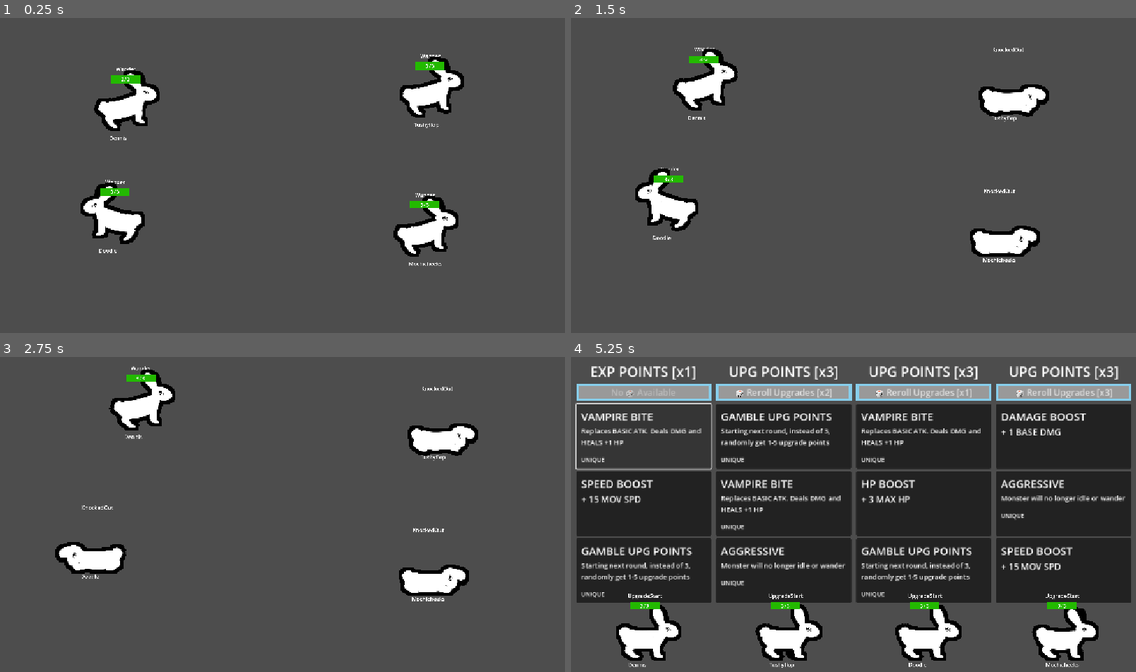
Above: before the commit, frames 1-4 (two rows, left to right).
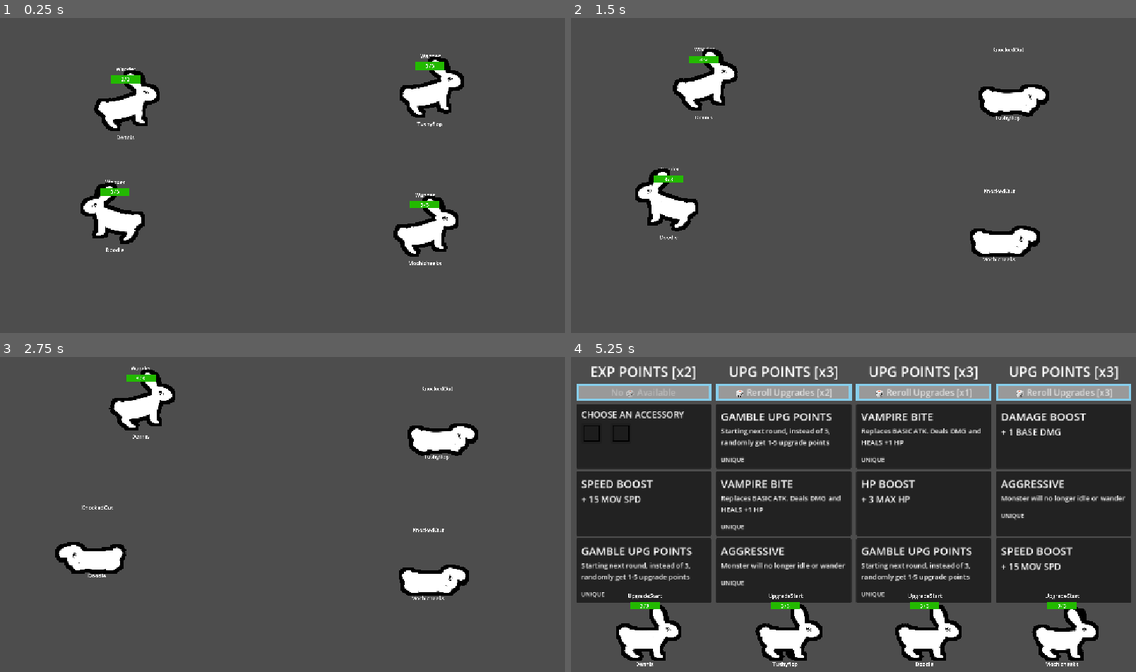
Above: after the commit, the same moments.

Repository: Galitie/tm2
Game: Godot game, scene res://test_scene.tscn
Two runs of this game, one before a commit and one after it. Both use one fixed random seed, a clock stepped at 60 frames per second and the inputs below.
Inputs (mouse positions are in pixels of both pictures, inside the frame that each line leads up to):
- Up to frame 1 (0.25 s): no input
- Up to frame 2 (1.5 s): tap Enter (ui_accept) at 0.5, 0.77 s; move the mouse to (977, 159) at 0.52 s; click (977, 159) at 0.67 s; move the mouse to (740, 191) at 1.27 s; click (740, 191) at 1.42 s
- Up to frame 3 (2.75 s): tap Enter (ui_accept) at 1.52 s; move the mouse to (339, 445) at 2.02 s; click (339, 445) at 2.17 s
- Up to frame 4 (5.25 s): move the mouse to (825, 580) at 2.77 s; click (825, 580) at 2.92 s; tap Enter (ui_accept) at 3.02, 3.77 s; move the mouse to (1023, 564) at 3.52 s; click (1023, 564) at 3.67 s; click (644, 435) at 4.27 s; click (644, 435) at 5.02 s

The runs differ from the first frame. In frame 1, 0.2% of the frame differs, in the area x 17-79%, y 32-79%; in frame 2, 0.2%; in frame 3, 0.2%; in frame 4, 1.4%, in the area x 0-90%, y 2-99%.

Commit message:
Centered names and added accessory resource and menu base

Diff:
--- /dev/null
+++ b/Cards/Accessories/accessories_info.gd
@@ -0,0 +1,7 @@
+extends Resource
+class_name AccessoryResourceScript
+
+@export var name : String
+@export var image : Texture
+enum Slots {NONE, HAT}
+@export var slot : Slots
--- /dev/null
+++ b/Cards/Accessories/empty.tres
@@ -0,0 +1,10 @@
+[gd_resource type="Resource" script_class="AccessoryResourceScript" load_steps=3 format=3 uid="uid://1gjbju4i41qc"]
+
+[ext_resource type="Texture2D" uid="uid://dy1sf3ulr0unu" path="res://UI/placeholder.png" id="1_xal6f"]
+[ext_resource type="Script" uid="uid://cbkjotjeilkcj" path="res://Cards/Accessories/accessories_info.gd" id="2_x0j1a"]
+
+[resource]
+script = ExtResource("2_x0j1a")
+name = "None"
+image = ExtResource("1_xal6f")
+slot = 0
--- /dev/null
+++ b/Cards/Accessories/test_hat.tres
@@ -0,0 +1,10 @@
+[gd_resource type="Resource" script_class="AccessoryResourceScript" load_steps=3 format=3 uid="uid://sjrpog6mho6d"]
+
+[ext_resource type="Texture2D" uid="uid://dy1sf3ulr0unu" path="res://UI/placeholder.png" id="1_fn2c4"]
+[ext_resource type="Script" uid="uid://cbkjotjeilkcj" path="res://Cards/Accessories/accessories_info.gd" id="2_nojno"]
+
+[resource]
+script = ExtResource("2_nojno")
+name = "Test Hat"
+image = ExtResource("1_fn2c4")
+slot = 0
--- a/Cards/Resources/move_speed_boost.tres
+++ b/Cards/Resources/move_speed_boost.tres
@@ -1,6 +1,9 @@
-[gd_resource type="Resource" script_class="CardResourceScript" load_steps=2 format=3 uid="uid://cvtqvsltnme3w"]
+[gd_resource type="Resource" script_class="CardResourceScript" load_steps=5 format=3 uid="uid://cvtqvsltnme3w"]
 
 [ext_resource type="Script" uid="uid://bfco2om6esxdu" path="res://Cards/card_info.gd" id="1_6hnit"]
+[ext_resource type="Script" uid="uid://cbkjotjeilkcj" path="res://Cards/Accessories/accessories_info.gd" id="1_wcur4"]
+[ext_resource type="Resource" uid="uid://1gjbju4i41qc" path="res://Cards/Accessories/empty.tres" id="2_cm2is"]
+[ext_resource type="Resource" uid="uid://sjrpog6mho6d" path="res://Cards/Accessories/test_hat.tres" id="2_dyigm"]
 
 [resource]
 script = ExtResource("1_6hnit")
@@ -19,3 +22,4 @@
 attribute_3 = 0
 attribute_label_3 = ""
 attribute_amount_3 = 0
+accessories = Array[ExtResource("1_wcur4")]([ExtResource("2_cm2is"), ExtResource("2_dyigm")])
--- a/Cards/card.gd
+++ b/Cards/card.gd
@@ -3,14 +3,19 @@
 signal card_pressed(resource, player)
 var chosen_resource : Resource
 var upgrade_panel : PlayerUpgradePanel
-
+@onready var accessory_panel = $AccessoryInfo
+@onready var card_info_panel = $CardInfo
 
 func _process(_delta):
 	pass
 
 
 func _on_button_pressed():
-	emit_signal("card_pressed", self) #Caught by game scene
+	if chosen_resource.accessories.size() > 0:
+		$CardInfo.hide()
+		$AccessoryInfo.show()
+	else:
+		emit_signal("card_pressed", self) #Caught by game scene
 
 
 func choose_card_resource(card_resource):
@@ -35,6 +40,13 @@
 	if chosen_resource.unique:
 		%Tags.text += "UNIQUE"
 
+	for accessory in chosen_resource.accessories:
+		var panel = Panel.new()
+		var button = Button.new()
+		button.icon = accessory.image
+		panel.add_child(button)
+		$AccessoryInfo/MarginContainer/VBoxContainer/Accessories.add_child(panel)
+
 
 func reset_card():
 	%Description.visible = false
@@ -45,8 +57,8 @@
 
 
 func disable():
-	$Button.disabled = true
+	$CardInfo.disabled = true
 
 
 func enable():
-	$Button.disabled = false
+	$CardInfo.disabled = false
--- a/Cards/card.tscn
+++ b/Cards/card.tscn
@@ -12,11 +12,11 @@
 theme = ExtResource("1_8erfr")
 script = ExtResource("2_0simy")
 
-[node name="Button" type="Button" parent="."]
+[node name="AccessoryInfo" type="Button" parent="."]
+visible = false
 layout_mode = 2
-theme = ExtResource("1_8erfr")
 
-[node name="MarginContainer" type="MarginContainer" parent="Button"]
+[node name="MarginContainer" type="MarginContainer" parent="AccessoryInfo"]
 layout_mode = 1
 anchors_preset = 15
 anchor_right = 1.0
@@ -29,14 +29,51 @@
 theme_override_constants/margin_right = 10
 theme_override_constants/margin_bottom = 10
 
-[node name="VBoxContainer" type="VBoxContainer" parent="Button/MarginContainer"]
+[node name="VBoxContainer" type="VBoxContainer" parent="AccessoryInfo/MarginContainer"]
 layout_mode = 2
 theme = ExtResource("1_8erfr")
 
-[node name="TitleDescription" type="VBoxContainer" parent="Button/MarginContainer/VBoxContainer"]
+[node name="TitleDescription" type="VBoxContainer" parent="AccessoryInfo/MarginContainer/VBoxContainer"]
 layout_mode = 2
 
-[node name="Title" type="Label" parent="Button/MarginContainer/VBoxContainer/TitleDescription"]
+[node name="Title" type="Label" parent="AccessoryInfo/MarginContainer/VBoxContainer/TitleDescription"]
+custom_minimum_size = Vector2(100, 0)
+layout_mode = 2
+theme = ExtResource("1_8erfr")
+theme_override_font_sizes/font_size = 18
+text = "CHOOSE AN ACCESSORY"
+autowrap_mode = 2
+
+[node name="Accessories" type="HBoxContainer" parent="AccessoryInfo/MarginContainer/VBoxContainer"]
+layout_mode = 2
+theme = ExtResource("1_8erfr")
+theme_override_constants/separation = 60
+
+[node name="CardInfo" type="Button" parent="."]
+layout_mode = 2
+theme = ExtResource("1_8erfr")
+
+[node name="MarginContainer" type="MarginContainer" parent="CardInfo"]
+layout_mode = 1
+anchors_preset = 15
+anchor_right = 1.0
+anchor_bottom = 1.0
+grow_horizontal = 2
+grow_vertical = 2
+theme = ExtResource("1_8erfr")
+theme_override_constants/margin_left = 10
+theme_override_constants/margin_top = 10
+theme_override_constants/margin_right = 10
+theme_override_constants/margin_bottom = 10
+
+[node name="VBoxContainer" type="VBoxContainer" parent="CardInfo/MarginContainer"]
+layout_mode = 2
+theme = ExtResource("1_8erfr")
+
+[node name="TitleDescription" type="VBoxContainer" parent="CardInfo/MarginContainer/VBoxContainer"]
+layout_mode = 2
+
+[node name="Title" type="Label" parent="CardInfo/MarginContainer/VBoxContainer/TitleDescription"]
 unique_name_in_owner = true
 custom_minimum_size = Vector2(100, 0)
 layout_mode = 2
@@ -45,7 +82,7 @@
 text = "UPGRADE TITLE"
 autowrap_mode = 2
 
-[node name="Description" type="Label" parent="Button/MarginContainer/VBoxContainer/TitleDescription"]
+[node name="Description" type="Label" parent="CardInfo/MarginContainer/VBoxContainer/TitleDescription"]
 unique_name_in_owner = true
 visible = false
 layout_mode = 2
@@ -53,86 +90,86 @@
 text = "Description"
 autowrap_mode = 3
 
-[node name="Items" type="VBoxContainer" parent="Button/MarginContainer/VBoxContainer"]
+[node name="Items" type="VBoxContainer" parent="CardInfo/MarginContainer/VBoxContainer"]
 layout_mode = 2
 theme = ExtResource("1_8erfr")
 
-[node name="Stat1" type="HBoxContainer" parent="Button/MarginContainer/VBoxContainer/Items"]
+[node name="Stat1" type="HBoxContainer" parent="CardInfo/MarginContainer/VBoxContainer/Items"]
 layout_mode = 2
 theme = ExtResource("1_8erfr")
 
-[node name="PosNeg" type="Label" parent="Button/MarginContainer/VBoxContainer/Items/Stat1"]
+[node name="PosNeg" type="Label" parent="CardInfo/MarginContainer/VBoxContainer/Items/Stat1"]
 unique_name_in_owner = true
 visible = false
 layout_mode = 2
 theme = ExtResource("1_8erfr")
 text = "5"
 
-[node name="Amount" type="Label" parent="Button/MarginContainer/VBoxContainer/Items/Stat1"]
+[node name="Amount" type="Label" parent="CardInfo/MarginContainer/VBoxContainer/Items/Stat1"]
 unique_name_in_owner = true
 visible = false
 layout_mode = 2
 theme = ExtResource("1_8erfr")
 text = "5"
 
-[node name="Stat" type="Label" parent="Button/MarginContainer/VBoxContainer/Items/Stat1"]
+[node name="Stat" type="Label" parent="CardInfo/MarginContainer/VBoxContainer/Items/Stat1"]
 unique_name_in_owner = true
 visible = false
 layout_mode = 2
 theme = ExtResource("1_8erfr")
 text = "Damage"
 
-[node name="Stat2" type="HBoxContainer" parent="Button/MarginContainer/VBoxContainer/Items"]
+[node name="Stat2" type="HBoxContainer" parent="CardInfo/MarginContainer/VBoxContainer/Items"]
 layout_mode = 2
 theme = ExtResource("1_8erfr")
 
-[node name="PosNeg" type="Label" parent="Button/MarginContainer/VBoxContainer/Items/Stat2"]
+[node name="PosNeg" type="Label" parent="CardInfo/MarginContainer/VBoxContainer/Items/Stat2"]
 visible = false
 layout_mode = 2
 theme = ExtResource("1_8erfr")
 text = "5"
 
-[node name="Amount" type="Label" parent="Button/MarginContainer/VBoxContainer/Items/Stat2"]
+[node name="Amount" type="Label" parent="CardInfo/MarginContainer/VBoxContainer/Items/Stat2"]
 visible = false
 layout_mode = 2
 theme = ExtResource("1_8erfr")
 text = "5"
 autowrap_mode = 2
 
-[node name="Stat" type="Label" parent="Button/MarginContainer/VBoxContainer/Items/Stat2"]
+[node name="Stat" type="Label" parent="CardInfo/MarginContainer/VBoxContainer/Items/Stat2"]
 visible = false
 layout_mode = 2
 theme = ExtResource("1_8erfr")
 text = "Damage"
 autowrap_mode = 2
 
-[node name="Stat3" type="HBoxContainer" parent="Button/MarginContainer/VBoxContainer/Items"]
+[node name="Stat3" type="HBoxContainer" parent="CardInfo/MarginContainer/VBoxContainer/Items"]
 layout_mode = 2
 theme = ExtResource("1_8erfr")
 
-[node name="PosNeg" type="Label" parent="Button/MarginContainer/VBoxContainer/Items/Stat3"]
+[node name="PosNeg" type="Label" parent="CardInfo/MarginContainer/VBoxContainer/Items/Stat3"]
 visible = false
 layout_mode = 2
 theme = ExtResource("1_8erfr")
 text = "5"
 
-[node name="Amount" type="Label" parent="Button/MarginContainer/VBoxContainer/Items/Stat3"]
+[node name="Amount" type="Label" parent="CardInfo/MarginContainer/VBoxContainer/Items/Stat3"]
 visible = false
 layout_mode = 2
 theme = ExtResource("1_8erfr")
 text = "5"
 autowrap_mode = 2
 
-[node name="Stat" type="Label" parent="Button/MarginContainer/VBoxContainer/Items/Stat3"]
+[node name="Stat" type="Label" parent="CardInfo/MarginContainer/VBoxContainer/Items/Stat3"]
 visible = false
 layout_mode = 2
 theme = ExtResource("1_8erfr")
 text = "Damage"
 autowrap_mode = 2
 
-[node name="Tags" type="Label" parent="Button/MarginContainer/VBoxContainer"]
+[node name="Tags" type="Label" parent="CardInfo/MarginContainer/VBoxContainer"]
 unique_name_in_owner = true
 layout_mode = 2
 theme_override_font_sizes/font_size = 12
 
-[connection signal="pressed" from="Button" to="." method="_on_button_pressed"]
+[connection signal="pressed" from="CardInfo" to="." method="_on_button_pressed"]
--- a/Cards/card_info.gd
+++ b/Cards/card_info.gd
@@ -21,3 +21,6 @@
 @export var attribute_3 : Attributes
 @export var attribute_label_3 : String
 @export var attribute_amount_3: int
+
+@export_group("Accessories")
+@export var accessories : Array[AccessoryResourceScript]
--- a/StateMachine/chase.gd
+++ b/StateMachine/chase.gd
@@ -45,5 +45,6 @@
 
 	return targetable_monsters
 
+# Don't remove these
 func animation_finished(anim_name: String) -> void:
 	pass
--- a/StateMachine/fight_start.gd
+++ b/StateMachine/fight_start.gd
@@ -12,5 +12,6 @@
 	monster.z_index = 1
 	Transitioned.emit("wander")
 
+# Don't remove these
 func animation_finished(anim_name: String) -> void:
 	pass
--- a/StateMachine/idle.gd
+++ b/StateMachine/idle.gd
@@ -21,5 +21,6 @@
 	else:
 		ChooseNewState.emit()
 
+# Don't remove these
 func animation_finished(anim_name: String) -> void:
 	pass
--- a/StateMachine/reset.gd
+++ b/StateMachine/reset.gd
@@ -14,5 +14,6 @@
 	monster.toggle_collisions(true)
 	monster.velocity = Vector2()
 
+# Don't remove these
 func animation_finished(anim_name: String) -> void:
 	pass
--- a/StateMachine/wander.gd
+++ b/StateMachine/wander.gd
@@ -24,5 +24,6 @@
 	if monster:
 		monster.velocity = move_direction * monster.move_speed
 
+# Don't remove these
 func animation_finished(anim_name: String) -> void:
 	pass
--- a/UI/player_upgrade_panel.gd
+++ b/UI/player_upgrade_panel.gd
@@ -22,12 +22,12 @@
 
 
 func _physics_process(_delta):
-	#prob want a better way to do this
 	if player.upgrade_points > 0:
 		if current_user_position_in_button_array == 0:
 			reroll_button.add_theme_stylebox_override("normal", new_stylebox_normal)
 			reroll_button.add_theme_stylebox_override("disabled", new_stylebox_normal)
 		var dpad_vertical_input: int =  Controller.IsButtonJustPressed(player.controller_port, JOY_BUTTON_DPAD_DOWN) - Controller.IsButtonJustPressed(player.controller_port, JOY_BUTTON_DPAD_UP)
+
 		if Controller.IsButtonJustPressed(player.controller_port, JOY_BUTTON_DPAD_DOWN) || Controller.IsButtonJustPressed(player.controller_port, JOY_BUTTON_DPAD_UP):
 			current_user_position_in_button_array += dpad_vertical_input
 			if current_user_position_in_button_array <= -1:
@@ -43,14 +43,27 @@
 				reroll_button.remove_theme_stylebox_override("normal")
 				reroll_button.remove_theme_stylebox_override("disabled")
 			for other_button in button_array:
+				if other_button != reroll_button:
+					other_button.card_info_panel.show()
+					other_button.accessory_panel.hide()
 				if other_button != button:
 					other_button.remove_theme_stylebox_override("panel")
+
 		if Controller.IsButtonJustPressed(player.controller_port, JOY_BUTTON_A):
 			var button = button_array[current_user_position_in_button_array]
 			if button == reroll_button:
 				_on_button_pressed()
 			else:
 				button._on_button_pressed()
+
+		var button = button_array[current_user_position_in_button_array]
+		if Controller.IsButtonJustPressed(player.controller_port, JOY_BUTTON_B) and button != reroll_button and button.accessory_panel.visible:
+			button.card_info_panel.show()
+			button.accessory_panel.hide()
+
+		if Controller.IsButtonJustPressed(player.controller_port, JOY_BUTTON_DPAD_LEFT) and button != reroll_button || Controller.IsButtonJustPressed(player.controller_port, JOY_BUTTON_DPAD_RIGHT) and button != reroll_button:
+			if button.accessory_panel.visible:
+				print("moving left or right in the accessory menu")
 	else:
 		var button = button_array[current_user_position_in_button_array]
 		if button == reroll_button:
--- a/UI/player_upgrade_panel.tscn
+++ b/UI/player_upgrade_panel.tscn
@@ -6,6 +6,9 @@
 [sub_resource type="StyleBoxFlat" id="StyleBoxFlat_1e1ab"]
 
 [node name="PlayerUpgradePanel" type="MarginContainer" groups=["PlayerUpgradePanel"]]
+offset_left = -1.0
+offset_right = 123.0
+offset_bottom = 429.0
 size_flags_horizontal = 3
 script = ExtResource("1_kvryu")
 
--- a/main.gd
+++ b/main.gd
@@ -36,7 +36,7 @@
 	Controller.process_mode = Node.PROCESS_MODE_ALWAYS
 	Globals.game = self
 
-func _physics_process(delta: float) -> void:
+func _physics_process(_delta: float) -> void:
 	# Sort monsters by Y position every second (for performance reasons)
 	await get_tree().create_timer(1.0).timeout
 	monsters.sort_custom(SortByY)
--- a/monster.tscn
+++ b/monster.tscn
@@ -201,10 +201,17 @@
 text = "0"
 
 [node name="Name" type="Label" parent="."]
-offset_left = -109.0
-offset_top = 146.0
-offset_right = -4.0
-offset_bottom = 196.0
+anchors_preset = 8
+anchor_left = 0.5
+anchor_top = 0.5
+anchor_right = 0.5
+anchor_bottom = 0.5
+offset_left = -52.5
+offset_top = 142.0
+offset_right = 52.5
+offset_bottom = 192.0
+grow_horizontal = 2
+grow_vertical = 2
 theme = ExtResource("25_s0vvg")
 theme_override_font_sizes/font_size = 36
 text = "NAME"
Not shown, added: Cards/Accessories/accessories_info.gd.uid
Not shown, changed: Todo.txt
